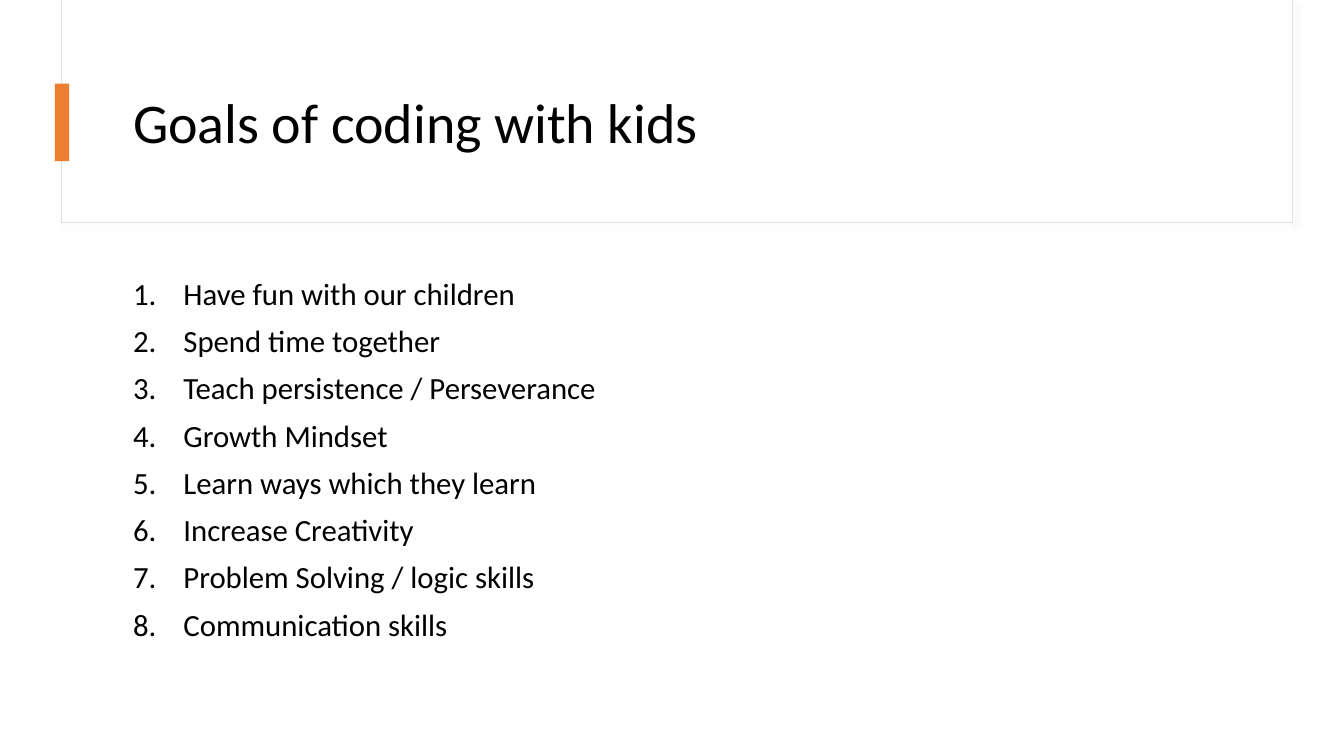
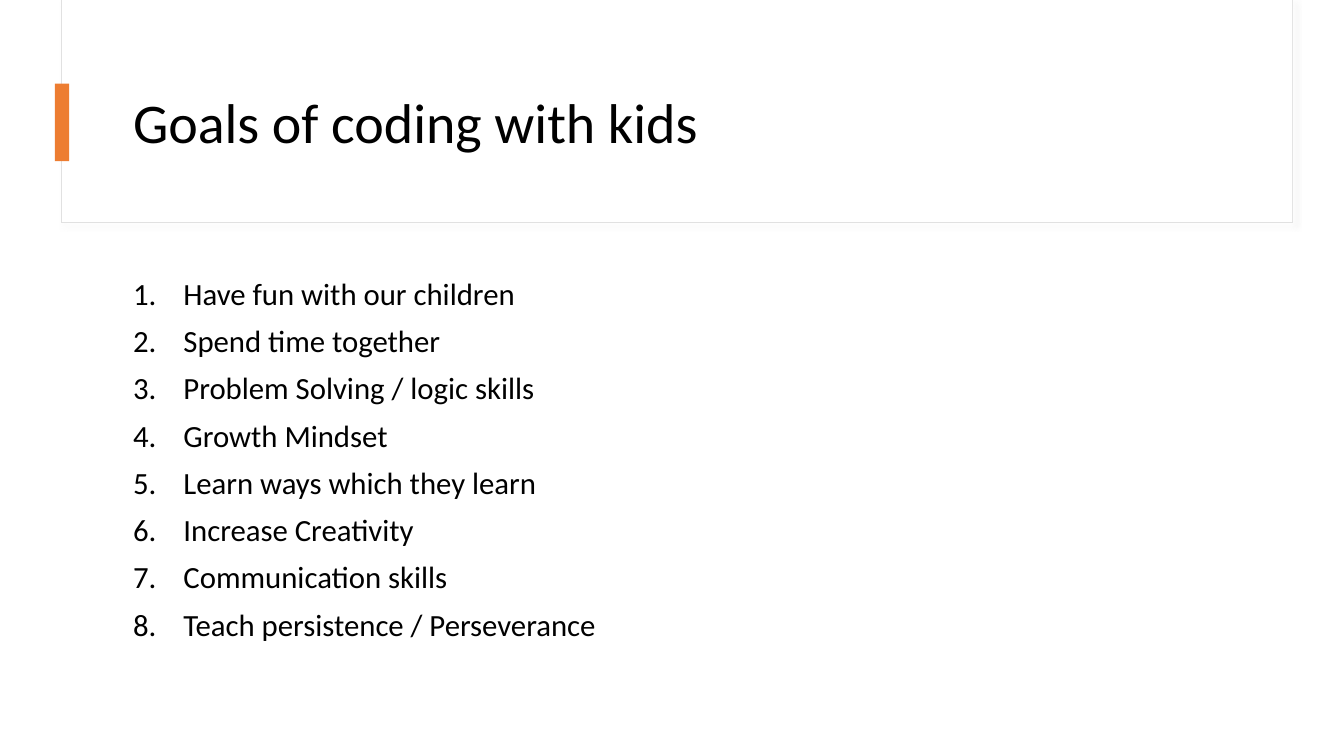
Before and after one commit to kevmoens/ThatConference2022, a slide deck: slide 5 of ThatConference2022.pptx. Drawn at 1344x756 pixels with LibreOffice and Linux fonts; fonts in the diff are those of the drawing. Boxes give left, top, right and bottom in pixels: in the first picture for what was removed or moved away, otherwise in the second. Text is boxed around its words. In the diff, an @@ line names an element or a change of style, - is before the commit and + after.

Commit message:
some tweaks to presentation

```diff
--- a/ThatConference2022.pptx
+++ b/ThatConference2022.pptx
@@ text at [183, 377, 534, 405]: text changed @@
-3. Teach persistence / Perseverance
+3. Problem Solving / logic skills
@@ text at [183, 566, 534, 594]: paragraph removed @@
-7. Problem Solving / logic skills
@@ text at [183, 614, 595, 641]: paragraph added @@
+8. Teach persistence / Perseverance
```
Also in this commit, not shown: 4 other slides changed, 1 other file.
